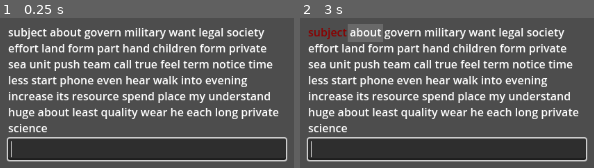
Above: before the commit, frames 1-2 (left to right).
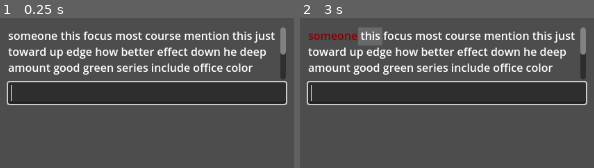
Above: after the commit, the same moments.

Repository: elensiel/typin-
Game: Godot game, scene res://scene/main.tscn
Same seed, same stepped clock (60 frames per second), same inputs: the game is played once before the commit and once after it.
Inputs:
- Up to frame 1 (0.25 s): no input
- Up to frame 2 (3 s): tap Enter at 0.5, 2 s; tap Space at 1.25, 2.75 s

The runs differ from the first frame. In frame 1, 48% of the frame differs, in the area x 2-98%, y 6-96%; in frame 2, 48%, in the area x 2-98%, y 4-96%.

Commit message:
bwct na text yan

Diff:
--- a/scene/main.tscn
+++ b/scene/main.tscn
@@ -28,16 +28,14 @@
 [node name="MarginContainer" type="MarginContainer" parent="CenterContainer/VBoxContainer"]
 layout_mode = 2
 theme_override_constants/margin_left = -200
+theme_override_constants/margin_top = -75
 theme_override_constants/margin_right = -200
 
 [node name="RichTextLabel" type="RichTextLabel" parent="CenterContainer/VBoxContainer/MarginContainer"]
 layout_mode = 2
-focus_mode = 2
 bbcode_enabled = true
 text = "some text"
-fit_content = true
 hint_underlined = false
-selection_enabled = true
 
 [node name="MarginContainer2" type="MarginContainer" parent="CenterContainer/VBoxContainer"]
 layout_mode = 2
--- a/script/global/text_manager.gd
+++ b/script/global/text_manager.gd
@@ -5,10 +5,18 @@
 
 var current_text: Array[String] = []
 
+func add_text() -> void:
+	for i in range(10):
+		current_text.append(Words.common_words.pick_random())
+
 func randomize_text() -> void:
+	# resets
 	text_label.text = ""
-	for i in range(50):
-		current_text.append(Words.common_words.pick_random())
+	current_text.clear()
+
+	for i in range(5):
+		add_text()
+
 	TypingManager.current_word = current_text[0]
 	update()
 
@@ -16,3 +24,6 @@
 	text_label.text = "" # reset
 	for word in current_text:
 		text_label.append_text(word + " ")
+
+func scroll_update() -> void:
+	pass
--- a/script/global/typing_manager.gd
+++ b/script/global/typing_manager.gd
@@ -5,14 +5,14 @@
 
 var pointer: int = 0
 var current_word : String
+var current_char_idx: int = 0
 
 func connect_line_edit(node: LineEdit) -> void:
 	input = node
 	input.connect("text_changed", Callable.create(self, "_on_input_text_changed"))
 
 func evaluate_typed(typed: String) -> void:
-	print(typed + " | " + current_word.substr(0, typed.length()))
-	if typed.length() > current_word.length() or !typed.match(current_word.substr(0, typed.length())):
+	if typed.length() > current_word.length() or !current_word.begins_with(typed):
 		TextManager.current_text[pointer] = set_text_bgcolor(current_word, "darkred")
 	else:
 		TextManager.current_text[pointer] = set_text_bgcolor(current_word, "dimgray")
@@ -29,10 +29,18 @@
 
 func next_word() -> void:
 	pointer += 1
+	current_char_idx += current_word.length() + 1
+
+	if pointer > TextManager.current_text.size() / 2:
+		TextManager.add_text()
+
 	current_word = TextManager.current_text[pointer]
 	TextManager.current_text[pointer] = set_text_bgcolor(current_word, "dimgray")
+
 	input.text = ""
 	TextManager.update()
+
+	TextManager.scroll_update()
 
 func set_text_color(word: String, color: String) -> String:
 	return "[color=" + color + "]" + word + "[/color]"
--- a/script/main.gd
+++ b/script/main.gd
@@ -6,6 +6,6 @@
 	TypingManager.connect_line_edit(line_edit)
 	line_edit.grab_focus()
 
-	var rtl := $CenterContainer/VBoxContainer/MarginContainer/RichTextLabel
+	var rtl: RichTextLabel = $CenterContainer/VBoxContainer/MarginContainer/RichTextLabel
 	TextManager.text_label = rtl
 	TextManager.randomize_text()
